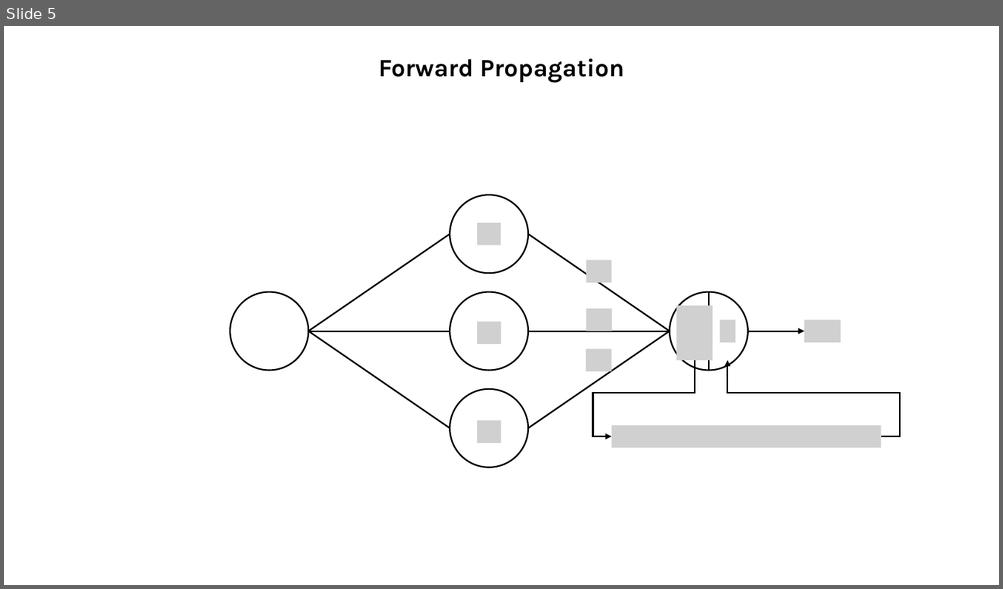
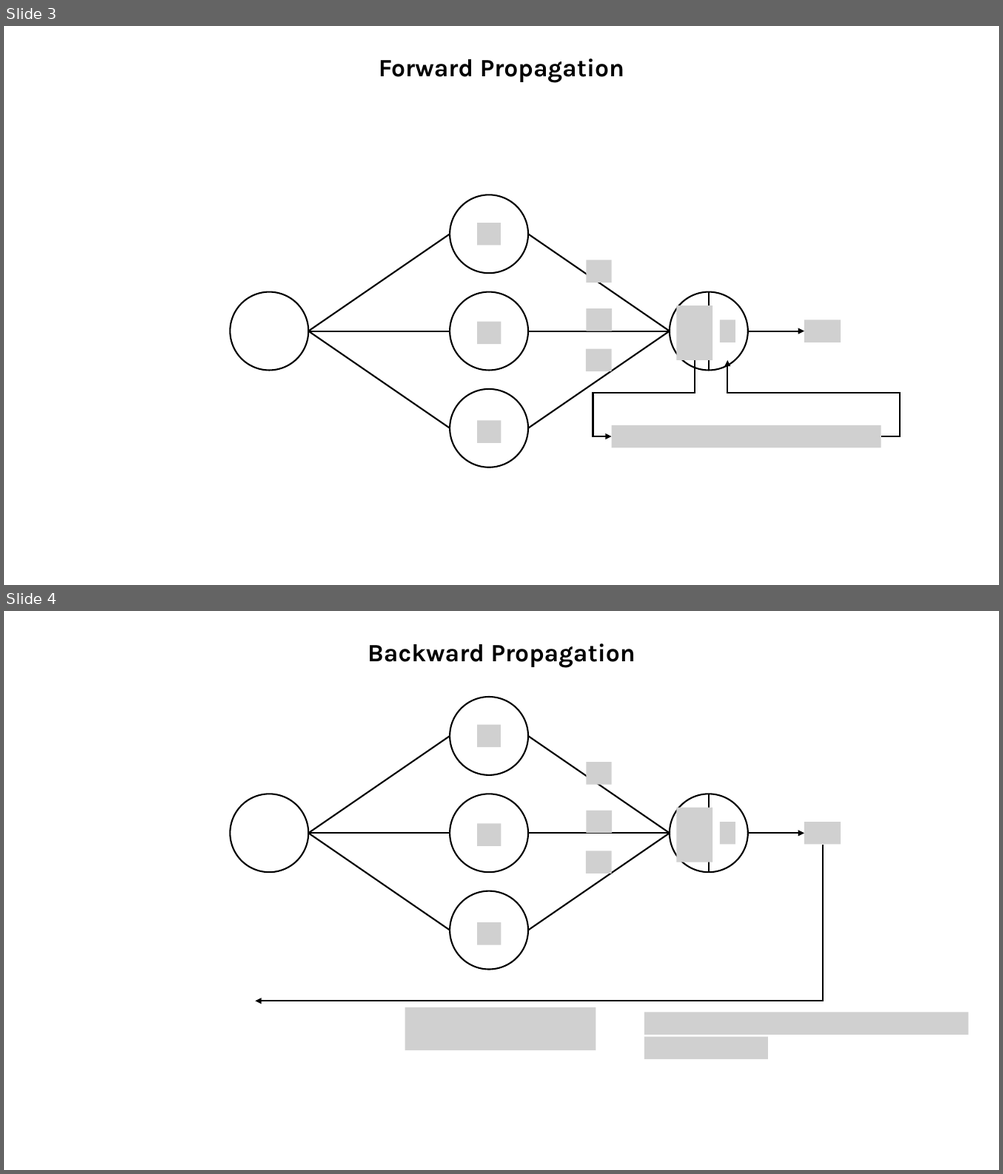
Before and after one commit to mrayyan2001/Lung-Cancer-Detection, a slide deck: CNN.pptx. Shown one above the other, each under a label of ours: slide 5 before the commit, slides 3 and 4 after it. The pictures are 1003x589 and 1003x1174 pixels, drawn with LibreOffice and Linux fonts; fonts in the diff are those of the drawing; grey boxes stand for pictures. Boxes give left, top, right and bottom in pixels: in the first picture for what was removed or moved away, otherwise in the second. Text is boxed around its words. In the diff, an @@ line names an element or a change of style, - is before the commit and + after.

```diff
--- a/CNN.pptx
+++ b/CNN.pptx
@@ slide 4 added at box(4, 611, 999, 1170), background #FFFFFF @@
@@ text added at box(367, 644, 635, 668), 24 pt, text #000000, bold @@
+Backward Propagation
@@ ellipse added at box(449, 697, 528, 775), fill #FFFFFF, outline #000000 1.5 pt @@
@@ line added from (308, 833) to (449, 736), #000000 1.5 pt @@
@@ picture added at box(477, 724, 500, 747) @@
@@ line added from (528, 736) to (669, 833), #000000 1.5 pt @@
@@ picture added at box(586, 762, 612, 784) @@
@@ ellipse added at box(230, 794, 308, 872), fill #FFFFFF, outline #000000 1.5 pt @@
@@ ellipse added at box(449, 794, 528, 872), fill #FFFFFF, outline #000000 1.5 pt @@
@@ ellipse added at box(669, 794, 748, 872), fill #FFFFFF, outline #000000 1.5 pt @@
@@ picture added at box(676, 808, 712, 863) @@
@@ line added from (708, 794) to (708, 872), #000000 1.5 pt @@
@@ picture added at box(477, 823, 501, 846) @@
@@ picture added at box(586, 811, 612, 833) @@
@@ picture added at box(720, 822, 735, 845) @@
@@ picture added at box(804, 822, 840, 845) @@
@@ elbow arrow added from (822, 845) to (256, 1001), #000000 1.5 pt @@
@@ line added from (308, 833) to (449, 833), #000000 1.5 pt @@
@@ line added from (308, 833) to (449, 931), #000000 1.5 pt @@
@@ line added from (528, 833) to (669, 833), #000000 1.5 pt @@
@@ line added from (528, 931) to (669, 833), #000000 1.5 pt @@
@@ picture added at box(586, 851, 612, 874) @@
@@ arrow added from (748, 833) to (804, 833), #000000 1.5 pt @@
@@ ellipse added at box(449, 891, 528, 970), fill #FFFFFF, outline #000000 1.5 pt @@
@@ picture added at box(477, 923, 501, 945) @@
@@ picture added at box(404, 1008, 596, 1051) @@
@@ picture added at box(644, 1012, 968, 1035) @@
@@ picture added at box(644, 1037, 768, 1059) @@
@@ what was slide 5 is now slide 3 @@
```
Also in this commit, not shown: 1 slide changed, 6 other files.
